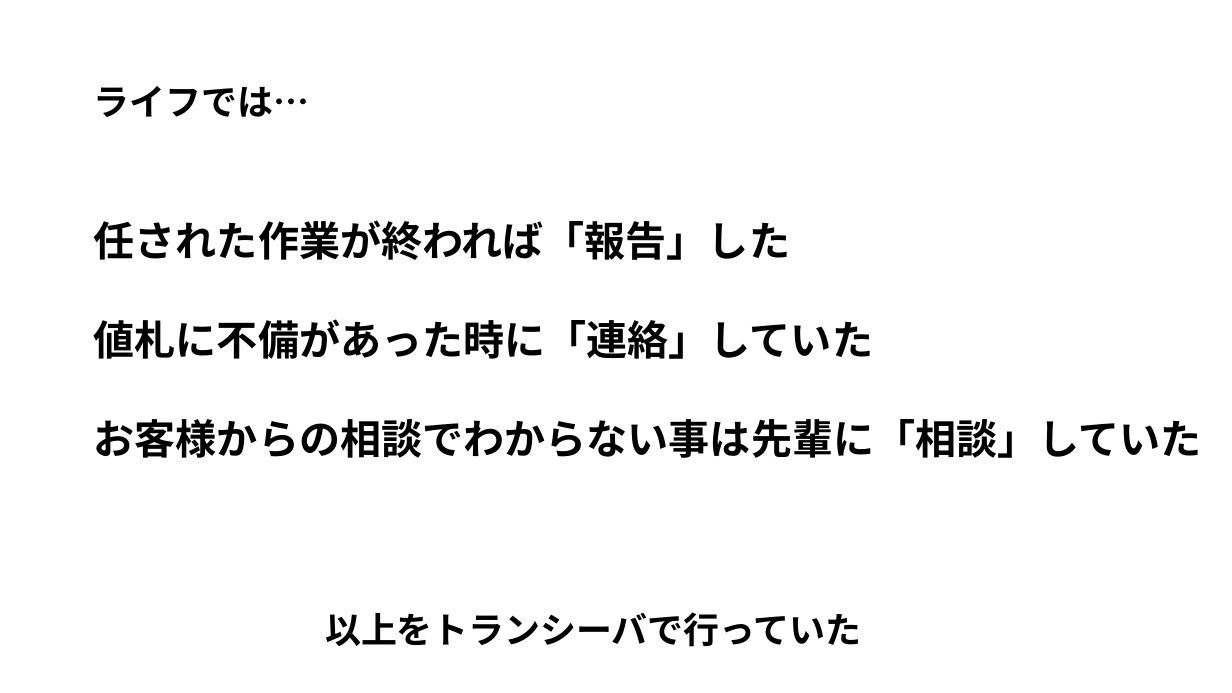
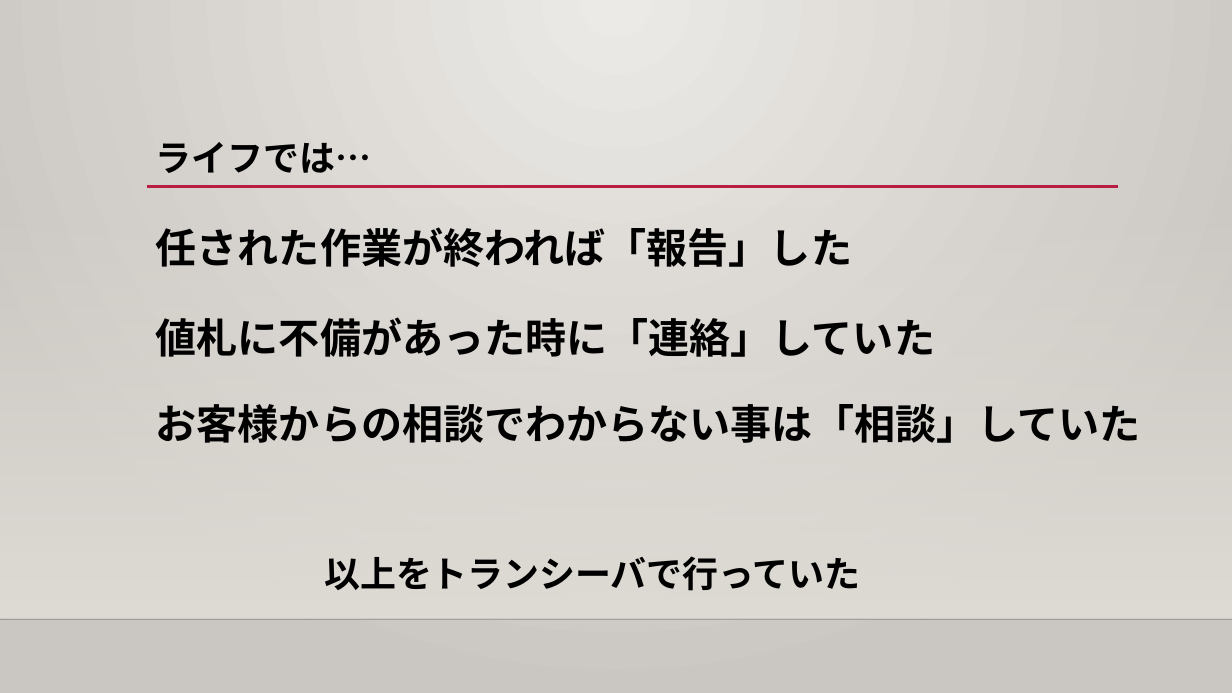
Before and after one commit to human-osaka-game-2019/2020NWProgrammingLatterTermExam, a slide deck: slide 12 of 情報リテラシー/上久保 豪太/ヒューマンでの学生生活において学んだこと.pptx. Drawn at 1232x693 pixels with LibreOffice and Linux fonts; fonts in the diff are those of the drawing; background and template pictures are left out. Boxes give left, top, right and bottom in pixels: in the first picture for what was removed or moved away, otherwise in the second. Text is boxed around its words. In the diff, an @@ line names an element or a change of style, - is before the commit and + after.

Commit message:
プレゼン資料を更新した

```diff
--- a/情報リテラシー/上久保 豪太/ヒューマンでの学生生活において学んだこと.pptx
+++ b/情報リテラシー/上久保 豪太/ヒューマンでの学生生活において学んだこと.pptx
@@ background #FFFFFF to gradient #ECEAE7 to #CAC7C1 @@
@@ title "ライフでは…": place and size @@
-title "ライフでは…" at (94, 86, 309, 117)
+title "ライフでは…" at (156, 142, 371, 173)
@@ title "ライフでは…" at (156, 142, 371, 173): vertical alignment middle to top @@
@@ rectangle added at (0, 204, 1232, 619), fill gradient #DFDBD5 @@
@@ line added from (147, 187) to (1118, 187), #B71E42 2.5 pt @@
@@ text "任された作業が終われば「報告」した": place and size @@
-text "任された作業が終われば「報告」した" at (94, 220, 790, 260)
+text "任された作業が終われば「報告」した" at (156, 227, 852, 267)
@@ text "値札に不備があった時に「連絡」していた": place and size @@
-text "値札に不備があった時に「連絡」していた" at (94, 319, 873, 359)
+text "値札に不備があった時に「連絡」していた" at (156, 317, 935, 357)
@@ text at (156, 404, 1141, 443): text changed @@
-お客様からの相談でわからない事は先輩に「相談」していた
+お客様からの相談でわからない事は「相談」していた
@@ text "以上をトランシーバで行っていた": place and size @@
-text "以上をトランシーバで行っていた" at (325, 612, 861, 647)
+text "以上をトランシーバで行っていた" at (324, 556, 860, 591)
@@ line added from (0, 619) to (1232, 619), #000001 1 pt @@
```
Also in this commit, not shown: 14 other slides changed.
